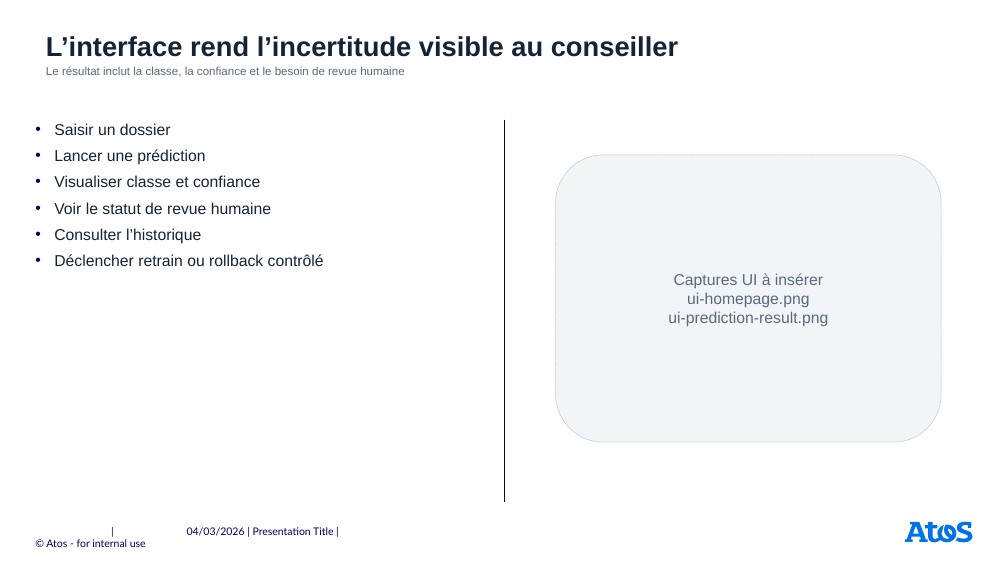
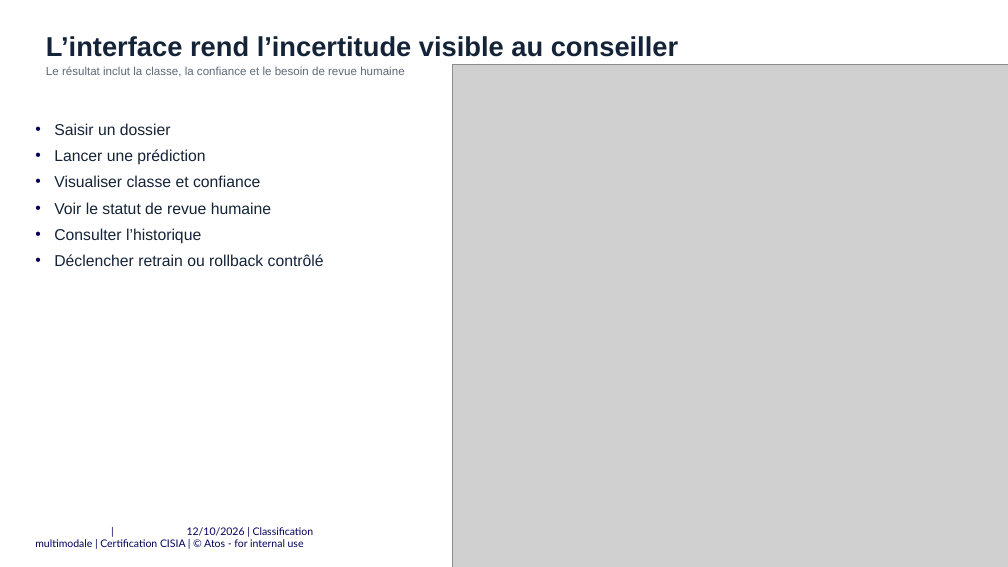
Before and after one commit to userZku/multimodal-classification, a slide deck: slide 14 of reports/soutenance/presentation-certification-atos.pptx. Drawn at 1008x567 pixels with LibreOffice and Linux fonts; fonts in the diff are those of the drawing; grey boxes stand for pictures; background and template pictures are left out. Boxes give left, top, right and bottom in pixels: in the first picture for what was removed or moved away, otherwise in the second. Text is boxed around its words. In the diff, an @@ line names an element or a change of style, - is before the commit and + after.

```diff
--- a/reports/soutenance/presentation-certification-atos.pptx
+++ b/reports/soutenance/presentation-certification-atos.pptx
@@ picture added at <box>453,65,1008,567</box> @@
@@ line removed from (504, 119) to (504, 503) @@
@@ rounded rectangle removed at <box>556,155,941,442</box> @@
-Captures UI à insérer
-ui-homepage.png
-ui-prediction-result.png
@@ text at <box>35,527,314,547</box>: text changed @@
-| 04/03/2026 | Presentation Title | © Atos - for internal use
+| 12/10/2026 | Classification multimodale | Certification CISIA | © Atos - for internal use
@@ freeform shape removed at <box>905,522,973,542</box> @@
```
Also in this commit, not shown: 17 other slides changed, 4 slides added, 3 slides removed, 4 other files.
